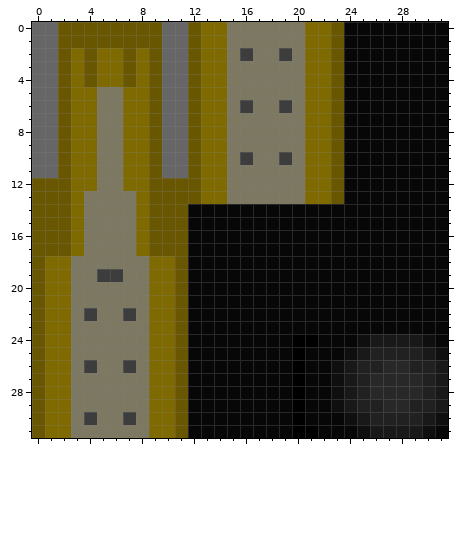
A pixel-art sprite gets an edit: assets/minecraft/textures/nlp/deco/clock.png. The first picture shows the starting point.
The file is 32x32 pixels. Colours within 5 levels of each other are drawn and written as one.
The result:
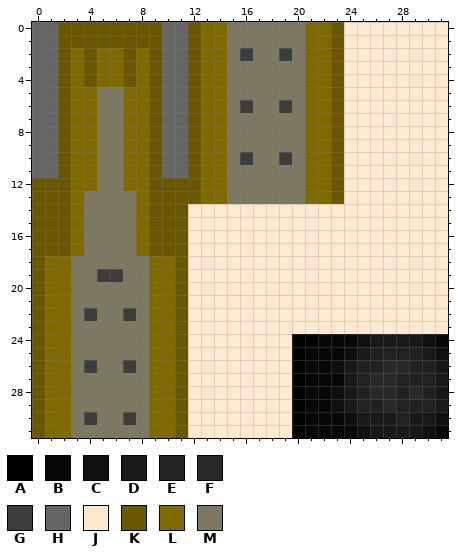
Palette (. is transparent): A #000000  B #070707  C #0f0f0f  D #191919  E #212121  F #282828  G #3d3d3d  H #666666  J #ffead1  K #685700  L #7f6a00  M #7c7862
Changes in this commit:
@@ x 10..31 @@
- 0 HHKLLMMMMMMLLKBBBBBBBB
- 1 HHKLLMMMMMMLLKBBBBBBBB
- 2 HHKLLMGMMGMLLKBBBBBBBB
- 3 HHKLLMMMMMMLLKBBBBBBBB
- 4 HHKLLMMMMMMLLKBBBBBBBB
- 5 HHKLLMMMMMMLLKBBBBBBBB
- 6 HHKLLMGMMGMLLKBBBBBBBB
- 7 HHKLLMMMMMMLLKBBBBBBBB
- 8 HHKLLMMMMMMLLKBBBBBBBB
- 9 HHKLLMMMMMMLLKBBBBBBBB
-10 HHKLLMGMMGMLLKBBBBBBBB
-11 HHKLLMMMMMMLLKBBBBBBBB
-12 KKKLLMMMMMMLLKBBBBBBBB
-13 KKKLLMMMMMMLLKBBBBBBBB
-14 KKBBBBBBBBBBBBBBBBBBBB
-15 KKBBBBBBBBBBBBBBBBBBBB
-16 KKBBBBBBBBBBBBBBBBBBBB
-17 KKBBBBBBBBBBBBBBBBBBBB
-18 LKBBBBBBBBBBBBBBBBBBBB
-19 LKBBBBBBBBBBBBBBBBBBBB
-20 LKBBBBBBBBBBBBBBBBBBBB
-21 LKBBBBBBBBBBBBBBBBBBBB
-22 LKBBBBBBBBBBBBBBBBBBBB
-23 LKBBBBBBBBBBBBBBBBBBBB
-24 LKBBBBBBBBAABBBCDDDDCB
-25 LKBBBBBBBBABBBCDEEEEDC
-26 LKBBBBBBBBABBCDEEFFEED
-27 LKBBBBBBBBABBCDEFFFFED
-28 LKBBBBBBBBABBCDEFFFFED
-29 LKBBBBBBBBABBCDEEFFEED
-30 LKBBBBBBBBABBBCDEEEEDC
-31 LKBBBBBBBBAABBBCDDDDCB
+ 0 HHKLLMMMMMMLLKJJJJJJJJ
+ 1 HHKLLMMMMMMLLKJJJJJJJJ
+ 2 HHKLLMGMMGMLLKJJJJJJJJ
+ 3 HHKLLMMMMMMLLKJJJJJJJJ
+ 4 HHKLLMMMMMMLLKJJJJJJJJ
+ 5 HHKLLMMMMMMLLKJJJJJJJJ
+ 6 HHKLLMGMMGMLLKJJJJJJJJ
+ 7 HHKLLMMMMMMLLKJJJJJJJJ
+ 8 HHKLLMMMMMMLLKJJJJJJJJ
+ 9 HHKLLMMMMMMLLKJJJJJJJJ
+10 HHKLLMGMMGMLLKJJJJJJJJ
+11 HHKLLMMMMMMLLKJJJJJJJJ
+12 KKKLLMMMMMMLLKJJJJJJJJ
+13 KKKLLMMMMMMLLKJJJJJJJJ
+14 KKJJJJJJJJJJJJJJJJJJJJ
+15 KKJJJJJJJJJJJJJJJJJJJJ
+16 KKJJJJJJJJJJJJJJJJJJJJ
+17 KKJJJJJJJJJJJJJJJJJJJJ
+18 LKJJJJJJJJJJJJJJJJJJJJ
+19 LKJJJJJJJJJJJJJJJJJJJJ
+20 LKJJJJJJJJJJJJJJJJJJJJ
+21 LKJJJJJJJJJJJJJJJJJJJJ
+22 LKJJJJJJJJJJJJJJJJJJJJ
+23 LKJJJJJJJJJJJJJJJJJJJJ
+24 LKJJJJJJJJAABBBCDDDDCB
+25 LKJJJJJJJJABBBCDEEEEDC
+26 LKJJJJJJJJABBCDEEFFEED
+27 LKJJJJJJJJABBBDEFFEEED
+28 LKJJJJJJJJABBCDEFFEFED
+29 LKJJJJJJJJABBCDEEFEEED
+30 LKJJJJJJJJABBBCDDDEDDC
+31 LKJJJJJJJJABBBBCDDDDCB
Where, in picture pixels (left, top, right, bottom), the same in both pictures:
changed: (188, 22, 448, 438)
